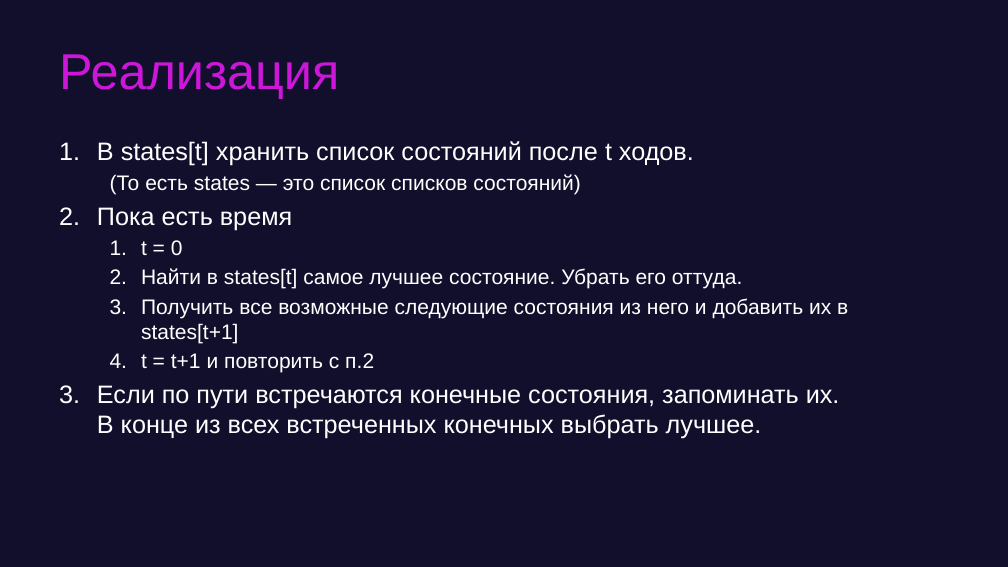
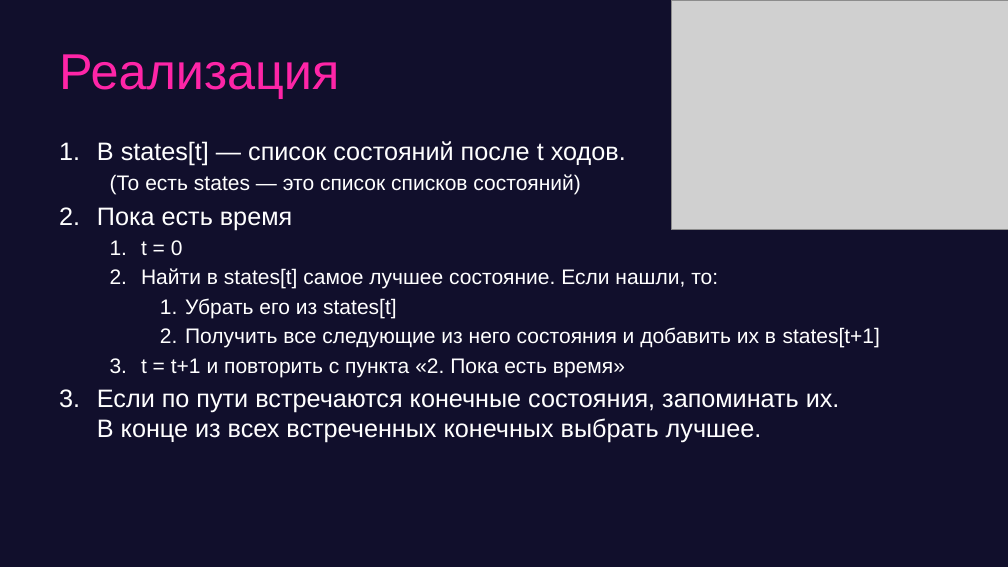
Before and after one commit to game-ai-course/game-ai-school, a slide deck: slide 27 of slides/online_4dx1.5h/day3-beam.pptx. Drawn at 1008x567 pixels with LibreOffice and Linux fonts; fonts in the diff are those of the drawing; grey boxes stand for pictures. Boxes give left, top, right and bottom in pixels: in the first picture for what was removed or moved away, otherwise in the second. Text is boxed around its words. In the diff, an @@ line names an element or a change of style, - is before the commit and + after.

```diff
--- a/slides/online_4dx1.5h/day3-beam.pptx
+++ b/slides/online_4dx1.5h/day3-beam.pptx
@@ title "Реализация" at <box>59,54,339,99</box>: text colour #CC17D8 to #FE25A7 @@
@@ picture added at <box>671,0,1008,230</box> @@
@@ text at <box>97,141,626,166</box>: text changed @@
-1. В states[t] хранить список состояний после t ходов.
+1. В states[t] — список состояний после t ходов.
@@ text at <box>141,268,881,377</box>: text changed @@
-  2. Найти в states[t] самое лучшее состояние. Убрать его оттуда.
-  3. Получить все возможные следующие состояния из него и добавить их в states[t+1]
-  4. t = t+1 и повторить с п.2
+  2. Найти в states[t] самое лучшее состояние. Если нашли, то:
+    1. Убрать его из states[t]
+    2. Получить все следующие из него состояния и добавить их в states[t+1]
+  3. t = t+1 и повторить с пункта «2. Пока есть время»
```
Also in this commit, not shown: 37 other slides changed, 3 slides added, 1 slide removed, 12 other files.
